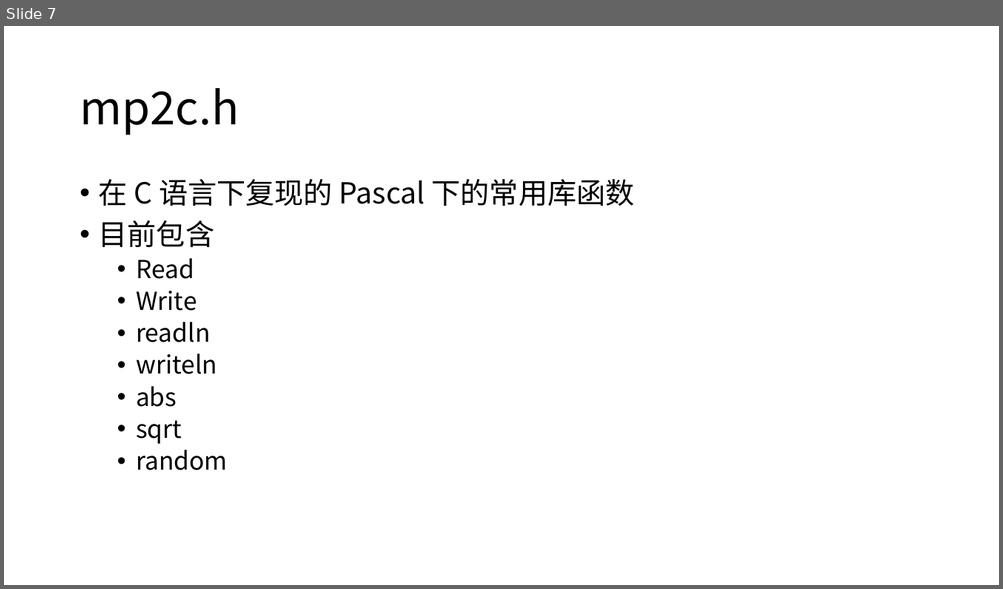
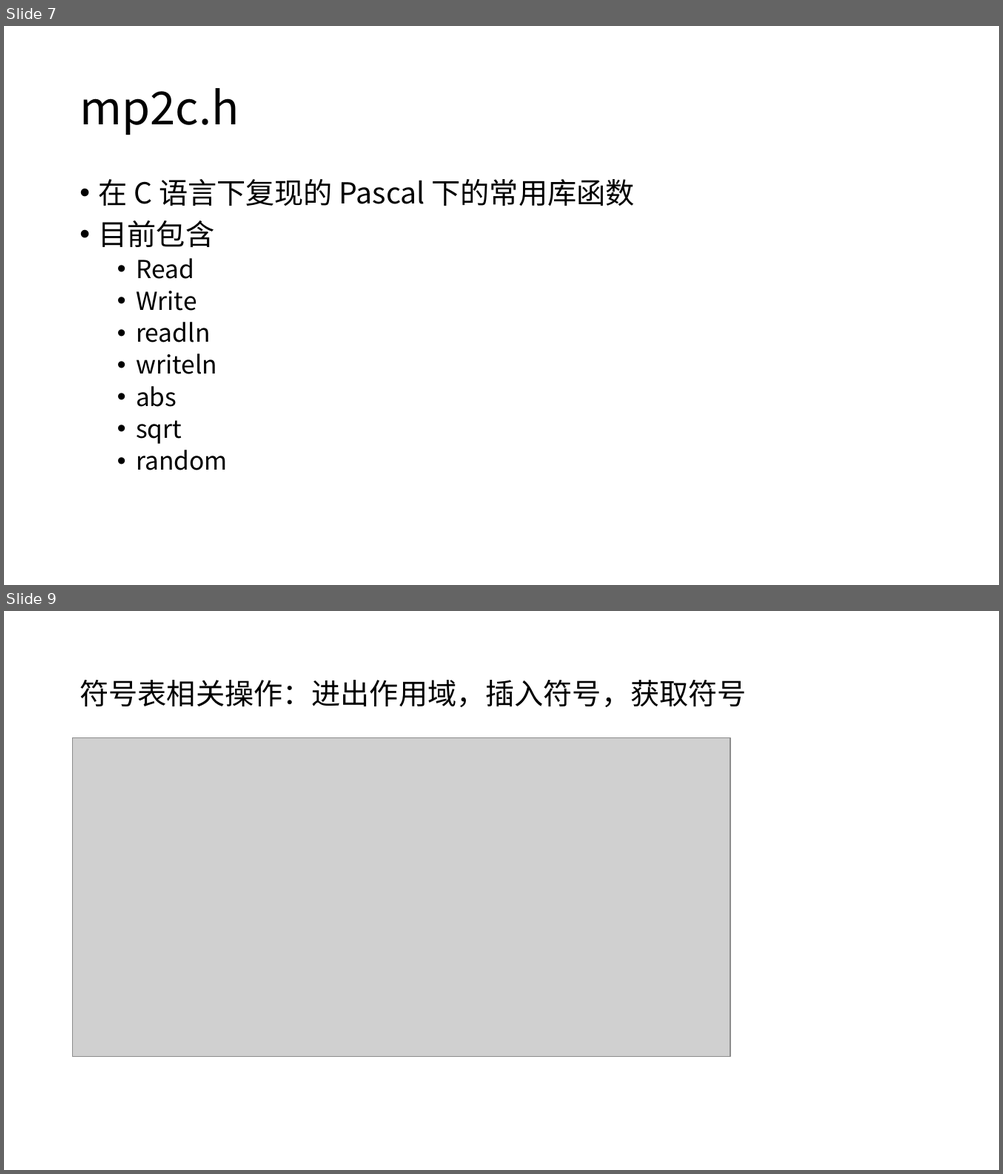
Before and after one commit to 65456u/MiniPascal2C, a slide deck: docs/中期检查.pptx. Shown one above the other, each under a label of ours: slide 7 before the commit, slides 7 and 9 after it; the slides between them are not shown. The pictures are 1003x589 and 1003x1174 pixels, drawn with LibreOffice and Linux fonts; fonts in the diff are those of the drawing; grey boxes stand for pictures. Boxes give left, top, right and bottom in pixels: in the first picture for what was removed or moved away, otherwise in the second. Text is boxed around its words. In the diff, an @@ line names an element or a change of style, - is before the commit and + after.

```diff
--- a/docs/中期检查.pptx
+++ b/docs/中期检查.pptx
@@ slide 9 added at bbox=[4, 611, 999, 1170], background #FFFFFF @@
@@ title added at bbox=[79, 680, 745, 707], 28 pt, text #000000 @@
+符号表相关操作：进出作用域，插入符号，获取符号
@@ picture added at bbox=[73, 738, 731, 1057] @@
```
Also in this commit, not shown: 1 slide changed, 2 other slides added, 1 other file.
